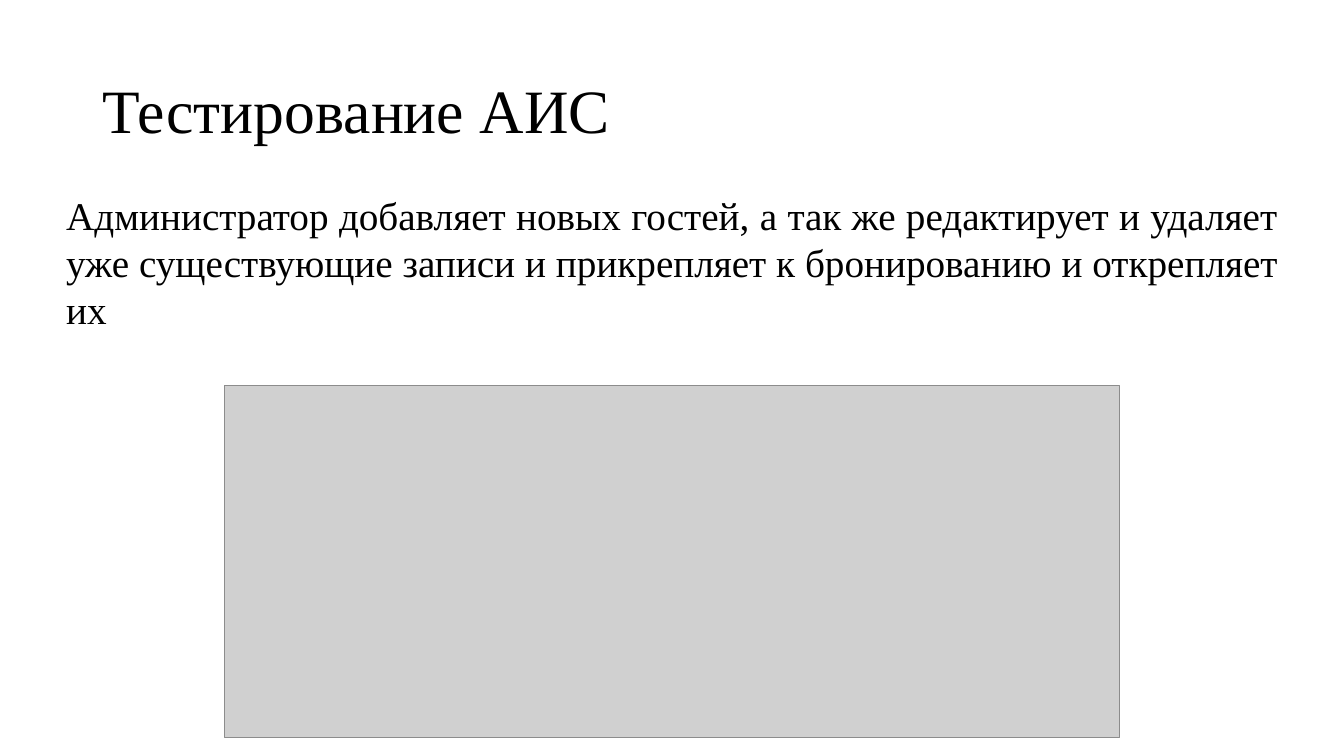
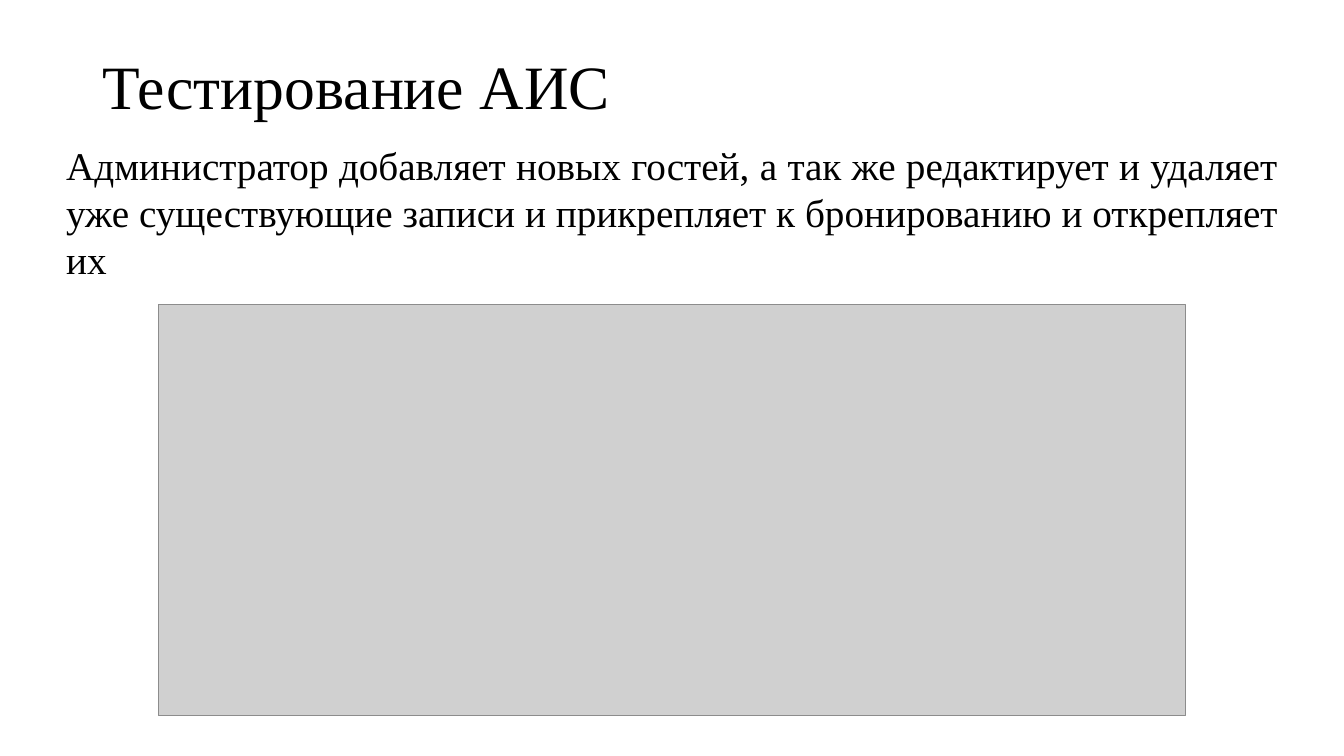
Before and after one commit to depxd/hotel3, a slide deck: slide 17 of Презентаци АИС гостницы.pptx. Drawn at 1344x756 pixels with LibreOffice and Linux fonts; fonts in the diff are those of the drawing; grey boxes stand for pictures. Boxes give left, top, right and bottom in pixels: in the first picture for what was removed or moved away, otherwise in the second. Text is boxed around its words. In the diff, an @@ line names an element or a change of style, - is before the commit and + after.

```diff
--- a/Презентаци АИС гостницы.pptx
+++ b/Презентаци АИС гостницы.pptx
@@ title "Тестирование АИС": place and size @@
-title "Тестирование АИС" at (102,92,610,144)
+title "Тестирование АИС" at (102,68,610,121)
@@ text "Администратор добавляет новых гостей, а ...": place and size @@
-text "Администратор добавляет новых гостей, а ..." at (66,202,1277,324)
+text "Администратор добавляет новых гостей, а ..." at (66,152,1277,274)
@@ picture: place and size @@
-picture at (224,386,1120,738)
+picture at (158,304,1186,716)
```
Also in this commit, not shown: 18 other slides changed, 2 other files.
